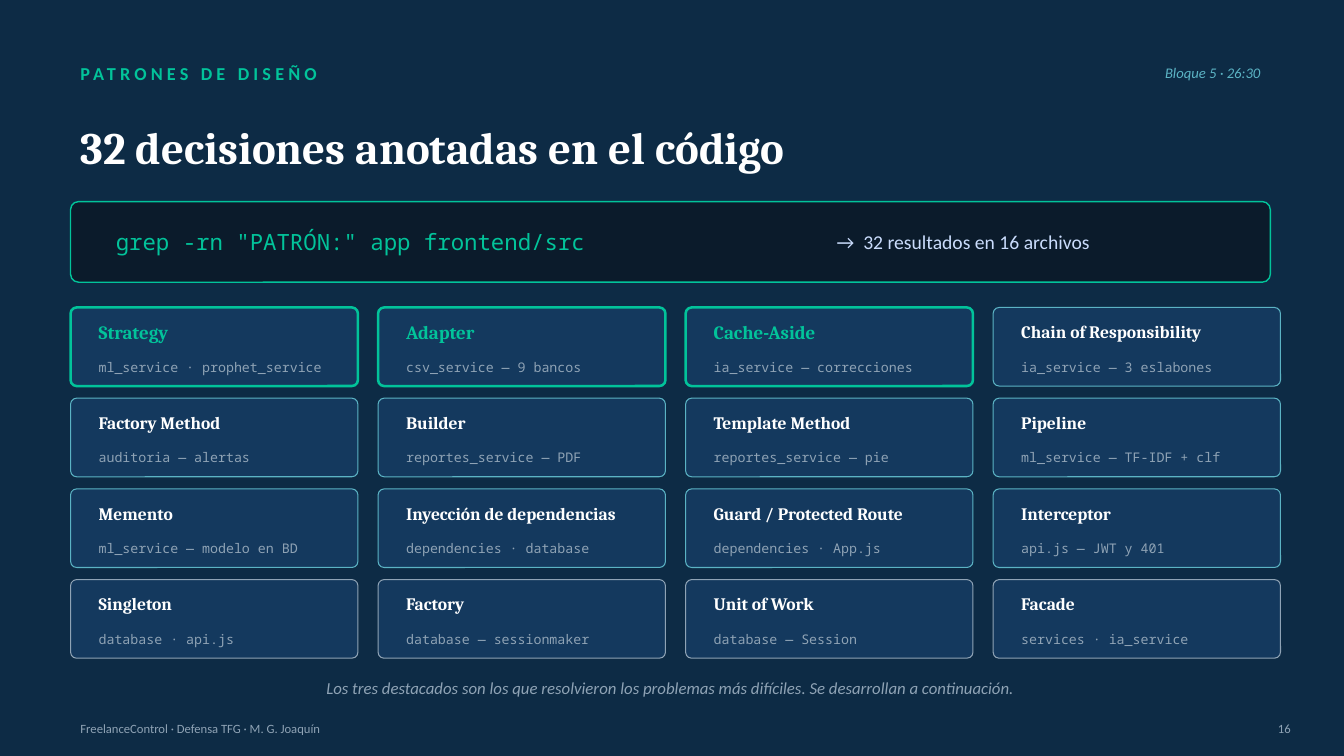
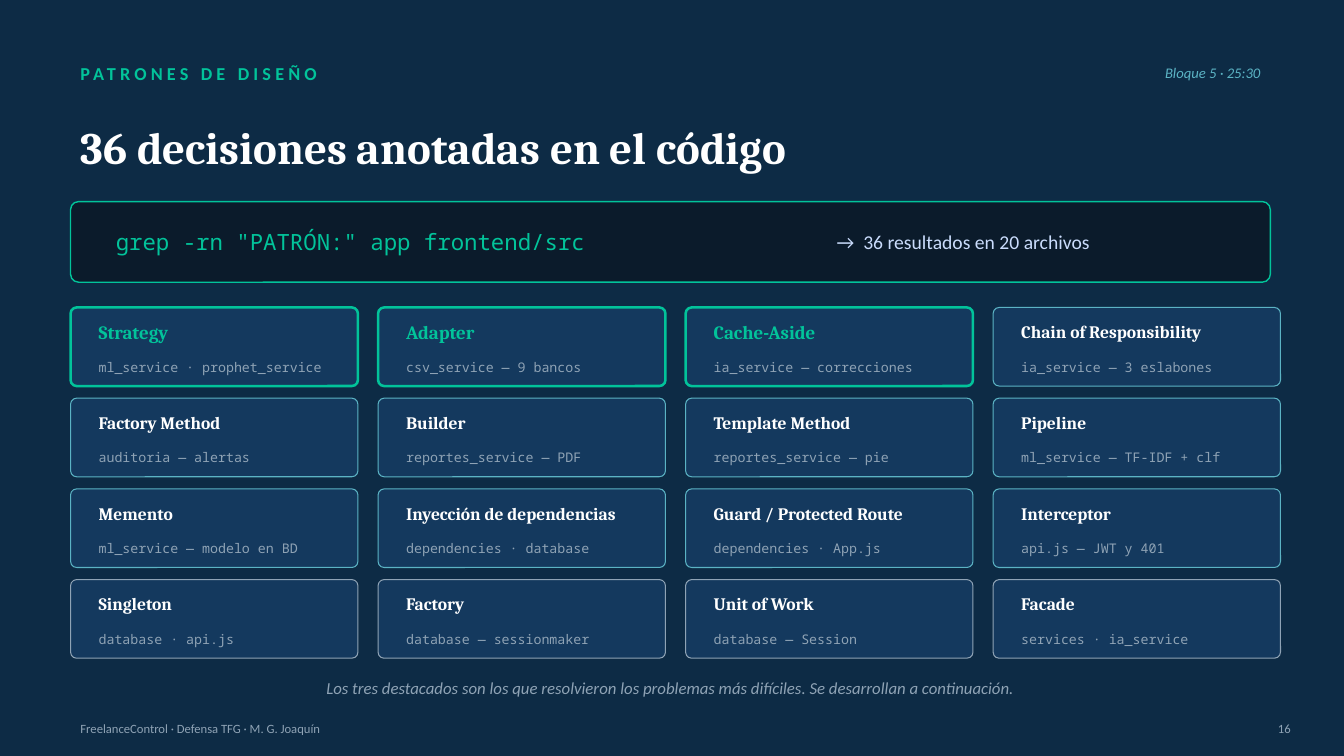
Before and after one commit to marcosjoaquin19/tfg-gestion-financiera-freelancers, a slide deck: slide 16 of defensa_final/slides/FreelanceControl_Defensa_Final.pptx. Drawn at 1344x756 pixels with LibreOffice and Linux fonts; fonts in the diff are those of the drawing. Boxes give left, top, right and bottom in pixels: in the first picture for what was removed or moved away, otherwise in the second. Text is boxed around its words. In the diff, an @@ line names an element or a change of style, - is before the commit and + after.

Commit message:
docs(defensa): ensayo general — video institucional solo, recargar pestañas y diapositivas al día
- Bloque 3: se pasa solo el video institucional; los dos minutos que libera
  van al clasificador (4.2, con "servicio" 0,28 → 0,50 en vivo).
- Antes de entrar: abrir Docker Desktop y recargar cada pestaña después de
  importar el extracto (cada pantalla carga sus datos al abrirse).
- Diapositivas: Strategy con lo medido (SVM 76 % / NB 74 %), seguridad con
  "firmado no es cifrado" y sus límites, el recorrido de 8 pasos, el aviso
  en seis pantallas, el reloj del bloque 5 y los números de hoy.
- Arquitectura: referencias archivo:línea al día y la sección Strategy
  corregida.

```diff
--- a/defensa_final/slides/FreelanceControl_Defensa_Final.pptx
+++ b/defensa_final/slides/FreelanceControl_Defensa_Final.pptx
@@ text at <box>1165,68,1261,80</box>: text changed @@
-Bloque 5 · 26:30
+Bloque 5 · 25:30
@@ text at <box>80,132,786,174</box>: text changed @@
-32 decisiones anotadas en el código
+36 decisiones anotadas en el código
@@ text at <box>863,235,1090,249</box>: text changed @@
-→ 32 resultados en 16 archivos
+→ 36 resultados en 20 archivos
```
Also in this commit, not shown: 15 other slides changed, 1 slide added, 1 slide removed, 4 other files.
